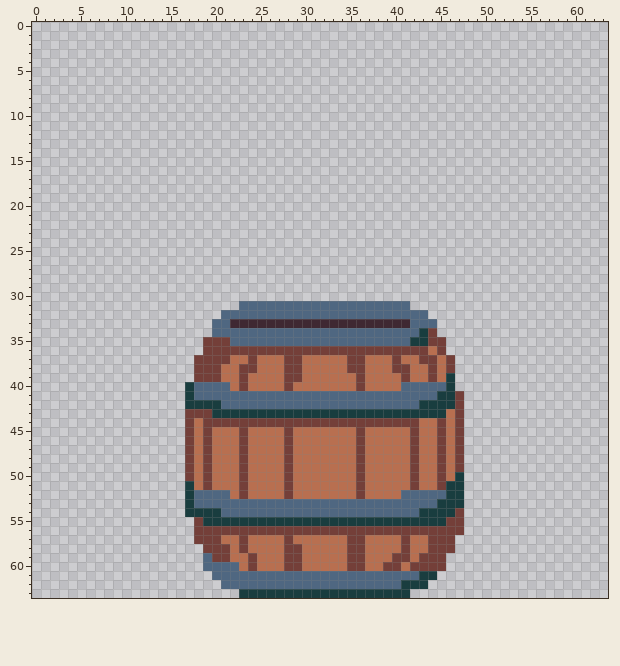
A pixel-art sprite gets an edit: images/barrel.png. Above is the file before it was changed.
The file is 64x64 pixels.
The result:
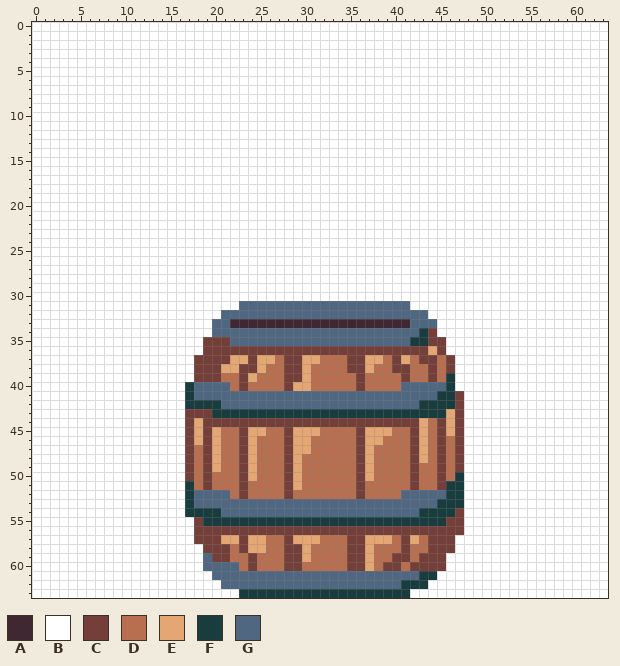
Palette (. is transparent): A #3f2832  B #ffffff  C #743f39  D #b86f50  E #e4a672  F #193d3f  G #4f6781
Edits made:
Changed rows in their new state; - is an unchanged pixel.
first column x 0:
 0 BBBBBBBBBBBBBBBBBBBBBBBBBBBBBBBBBBBBBBBBBBBBBBBBBBBBBBBBBBBBBBBB
 1 BBBBBBBBBBBBBBBBBBBBBBBBBBBBBBBBBBBBBBBBBBBBBBBBBBBBBBBBBBBBBBBB
 2 BBBBBBBBBBBBBBBBBBBBBBBBBBBBBBBBBBBBBBBBBBBBBBBBBBBBBBBBBBBBBBBB
 3 BBBBBBBBBBBBBBBBBBBBBBBBBBBBBBBBBBBBBBBBBBBBBBBBBBBBBBBBBBBBBBBB
 4 BBBBBBBBBBBBBBBBBBBBBBBBBBBBBBBBBBBBBBBBBBBBBBBBBBBBBBBBBBBBBBBB
 5 BBBBBBBBBBBBBBBBBBBBBBBBBBBBBBBBBBBBBBBBBBBBBBBBBBBBBBBBBBBBBBBB
 6 BBBBBBBBBBBBBBBBBBBBBBBBBBBBBBBBBBBBBBBBBBBBBBBBBBBBBBBBBBBBBBBB
 7 BBBBBBBBBBBBBBBBBBBBBBBBBBBBBBBBBBBBBBBBBBBBBBBBBBBBBBBBBBBBBBBB
 8 BBBBBBBBBBBBBBBBBBBBBBBBBBBBBBBBBBBBBBBBBBBBBBBBBBBBBBBBBBBBBBBB
 9 BBBBBBBBBBBBBBBBBBBBBBBBBBBBBBBBBBBBBBBBBBBBBBBBBBBBBBBBBBBBBBBB
10 BBBBBBBBBBBBBBBBBBBBBBBBBBBBBBBBBBBBBBBBBBBBBBBBBBBBBBBBBBBBBBBB
11 BBBBBBBBBBBBBBBBBBBBBBBBBBBBBBBBBBBBBBBBBBBBBBBBBBBBBBBBBBBBBBBB
12 BBBBBBBBBBBBBBBBBBBBBBBBBBBBBBBBBBBBBBBBBBBBBBBBBBBBBBBBBBBBBBBB
13 BBBBBBBBBBBBBBBBBBBBBBBBBBBBBBBBBBBBBBBBBBBBBBBBBBBBBBBBBBBBBBBB
14 BBBBBBBBBBBBBBBBBBBBBBBBBBBBBBBBBBBBBBBBBBBBBBBBBBBBBBBBBBBBBBBB
15 BBBBBBBBBBBBBBBBBBBBBBBBBBBBBBBBBBBBBBBBBBBBBBBBBBBBBBBBBBBBBBBB
16 BBBBBBBBBBBBBBBBBBBBBBBBBBBBBBBBBBBBBBBBBBBBBBBBBBBBBBBBBBBBBBBB
17 BBBBBBBBBBBBBBBBBBBBBBBBBBBBBBBBBBBBBBBBBBBBBBBBBBBBBBBBBBBBBBBB
18 BBBBBBBBBBBBBBBBBBBBBBBBBBBBBBBBBBBBBBBBBBBBBBBBBBBBBBBBBBBBBBBB
19 BBBBBBBBBBBBBBBBBBBBBBBBBBBBBBBBBBBBBBBBBBBBBBBBBBBBBBBBBBBBBBBB
20 BBBBBBBBBBBBBBBBBBBBBBBBBBBBBBBBBBBBBBBBBBBBBBBBBBBBBBBBBBBBBBBB
21 BBBBBBBBBBBBBBBBBBBBBBBBBBBBBBBBBBBBBBBBBBBBBBBBBBBBBBBBBBBBBBBB
22 BBBBBBBBBBBBBBBBBBBBBBBBBBBBBBBBBBBBBBBBBBBBBBBBBBBBBBBBBBBBBBBB
23 BBBBBBBBBBBBBBBBBBBBBBBBBBBBBBBBBBBBBBBBBBBBBBBBBBBBBBBBBBBBBBBB
24 BBBBBBBBBBBBBBBBBBBBBBBBBBBBBBBBBBBBBBBBBBBBBBBBBBBBBBBBBBBBBBBB
25 BBBBBBBBBBBBBBBBBBBBBBBBBBBBBBBBBBBBBBBBBBBBBBBBBBBBBBBBBBBBBBBB
26 BBBBBBBBBBBBBBBBBBBBBBBBBBBBBBBBBBBBBBBBBBBBBBBBBBBBBBBBBBBBBBBB
27 BBBBBBBBBBBBBBBBBBBBBBBBBBBBBBBBBBBBBBBBBBBBBBBBBBBBBBBBBBBBBBBB
28 BBBBBBBBBBBBBBBBBBBBBBBBBBBBBBBBBBBBBBBBBBBBBBBBBBBBBBBBBBBBBBBB
29 BBBBBBBBBBBBBBBBBBBBBBBBBBBBBBBBBBBBBBBBBBBBBBBBBBBBBBBBBBBBBBBB
30 BBBBBBBBBBBBBBBBBBBBBBBBBBBBBBBBBBBBBBBBBBBBBBBBBBBBBBBBBBBBBBBB
31 BBBBBBBBBBBBBBBBBBBBBBB-------------------BBBBBBBBBBBBBBBBBBBBBB
32 BBBBBBBBBBBBBBBBBBBBB-----------------------BBBBBBBBBBBBBBBBBBBB
33 BBBBBBBBBBBBBBBBBBBB-------------------------BBBBBBBBBBBBBBBBBBB
34 BBBBBBBBBBBBBBBBBBBB-------------------------BBBBBBBBBBBBBBBBBBB
35 BBBBBBBBBBBBBBBBBBB---------------------------BBBBBBBBBBBBBBBBBB
36 BBBBBBBBBBBBBBBBBBB-------------------------E-BBBBBBBBBBBBBBBBBB
37 BBBBBBBBBBBBBBBBBB----EE-EE---EE-----EE--E-----BBBBBBBBBBBBBBBBB
38 BBBBBBBBBBBBBBBBBB---EE--E----E------E---------BBBBBBBBBBBBBBBBB
39 BBBBBBBBBBBBBBBBBB------E-----E----------------BBBBBBBBBBBBBBBBB
40 BBBBBBBBBBBBBBBBB------------EE----------------BBBBBBBBBBBBBBBBB
41 BBBBBBBBBBBBBBBBB-------------------------------BBBBBBBBBBBBBBBB
42 BBBBBBBBBBBBBBBBB-------------------------------BBBBBBBBBBBBBBBB
43 BBBBBBBBBBBBBBBBB-----------------------------E-BBBBBBBBBBBBBBBB
44 BBBBBBBBBBBBBBBBB-E------------------------E--E-BBBBBBBBBBBBBBBB
45 BBBBBBBBBBBBBBBBB-E-E---EE---EEE-----EEE---E--E-BBBBBBBBBBBBBBBB
46 BBBBBBBBBBBBBBBBB-E-E---E----EE------EE----E----BBBBBBBBBBBBBBBB
47 BBBBBBBBBBBBBBBBB---E---E----EE------E-----E----BBBBBBBBBBBBBBBB
48 BBBBBBBBBBBBBBBBB---E---E----E-------E-----E----BBBBBBBBBBBBBBBB
49 BBBBBBBBBBBBBBBBB---E---E----E-------E----------BBBBBBBBBBBBBBBB
50 BBBBBBBBBBBBBBBBB-------E----E-------E----------BBBBBBBBBBBBBBBB
51 BBBBBBBBBBBBBBBBB------------E------------------BBBBBBBBBBBBBBBB
52 BBBBBBBBBBBBBBBBB-------------------------------BBBBBBBBBBBBBBBB
53 BBBBBBBBBBBBBBBBB-------------------------------BBBBBBBBBBBBBBBB
54 BBBBBBBBBBBBBBBBB-------------------------------BBBBBBBBBBBBBBBB
55 BBBBBBBBBBBBBBBBBB------------------------------BBBBBBBBBBBBBBBB
56 BBBBBBBBBBBBBBBBBB------------------------------BBBBBBBBBBBBBBBB
57 BBBBBBBBBBBBBBBBBB---EE-EE---EEE-----EEE--E----BBBBBBBBBBBBBBBBB
58 BBBBBBBBBBBBBBBBBBB-----EE----E------E---------BBBBBBBBBBBBBBBBB
59 BBBBBBBBBBBBBBBBBBB-----------E------E--------BBBBBBBBBBBBBBBBBB
60 BBBBBBBBBBBBBBBBBBB------------------E--------BBBBBBBBBBBBBBBBBB
61 BBBBBBBBBBBBBBBBBBBB-------------------------BBBBBBBBBBBBBBBBBBB
62 BBBBBBBBBBBBBBBBBBBBB-----------------------BBBBBBBBBBBBBBBBBBBB
63 BBBBBBBBBBBBBBBBBBBBBBB-------------------BBBBBBBBBBBBBBBBBBBBBB
